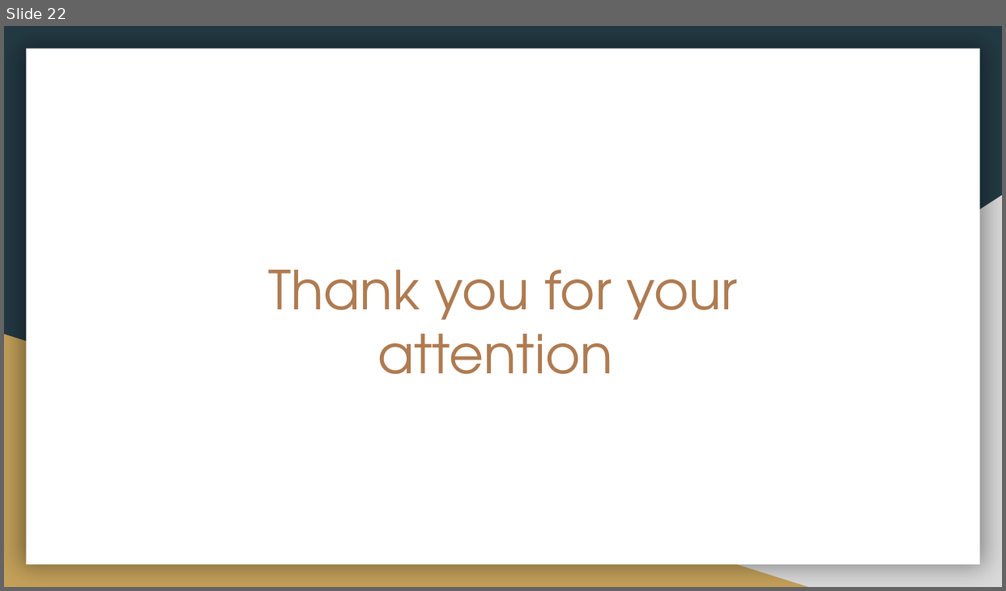
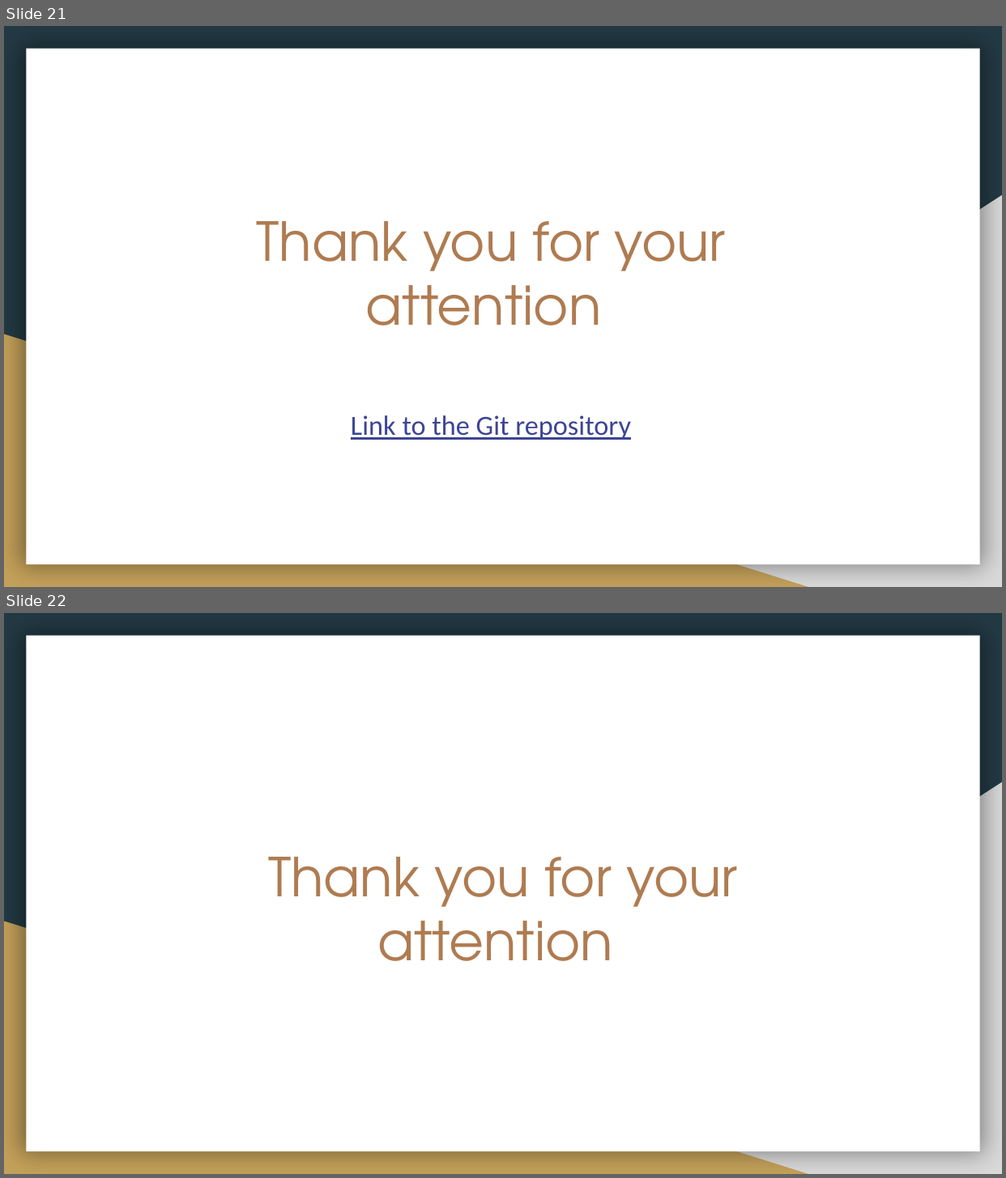
Before and after one commit to amrsic14/fm_index_and_burrows_wheeler, a slide deck: presentations/BWT presentation.pptx. Shown one above the other, each under a label of ours: slide 22 before the commit, slides 21 and 22 after it. The pictures are 1006x591 and 1006x1178 pixels, drawn with LibreOffice and Linux fonts; fonts in the diff are those of the drawing. Boxes give left, top, right and bottom in pixels: in the first picture for what was removed or moved away, otherwise in the second. Text is boxed around its words. In the diff, an @@ line names an element or a change of style, - is before the commit and + after.

Commit message:
updated the presentation

```diff
--- a/presentations/BWT presentation.pptx
+++ b/presentations/BWT presentation.pptx
@@ slide 21 added at [4,26,1002,587], background #233A44; not listed: 3 template elements that a slide beside it also shows @@
@@ title added at [257,221,726,326], 38.7 pt, text #AF7B51 @@
+Thank you for your attention
@@ text added at [351,416,631,440], 20 pt, text #3D4594, underline @@
+Link to the Git repository
```
Also in this commit, not shown: 1 slide removed.
